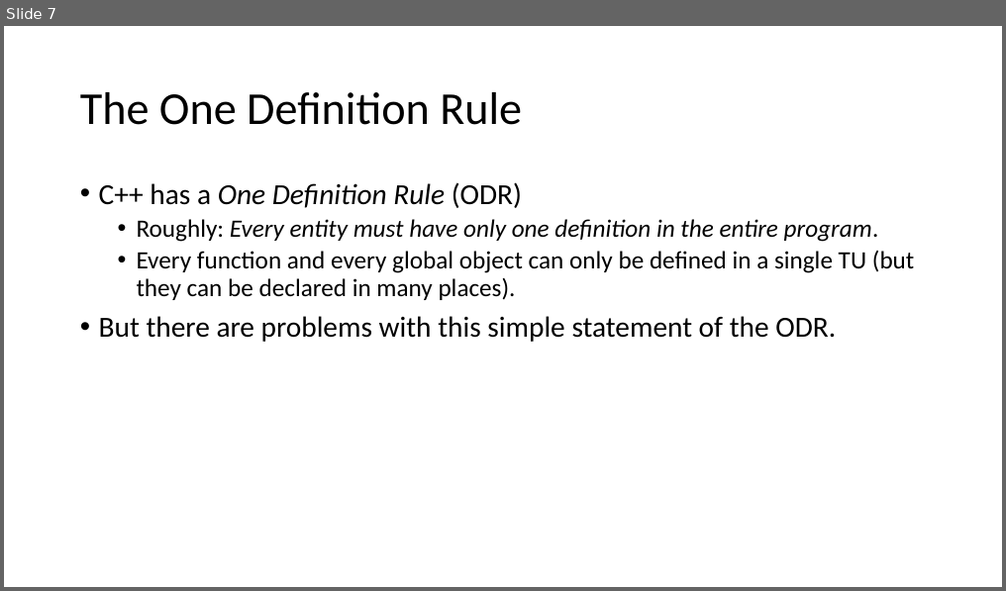
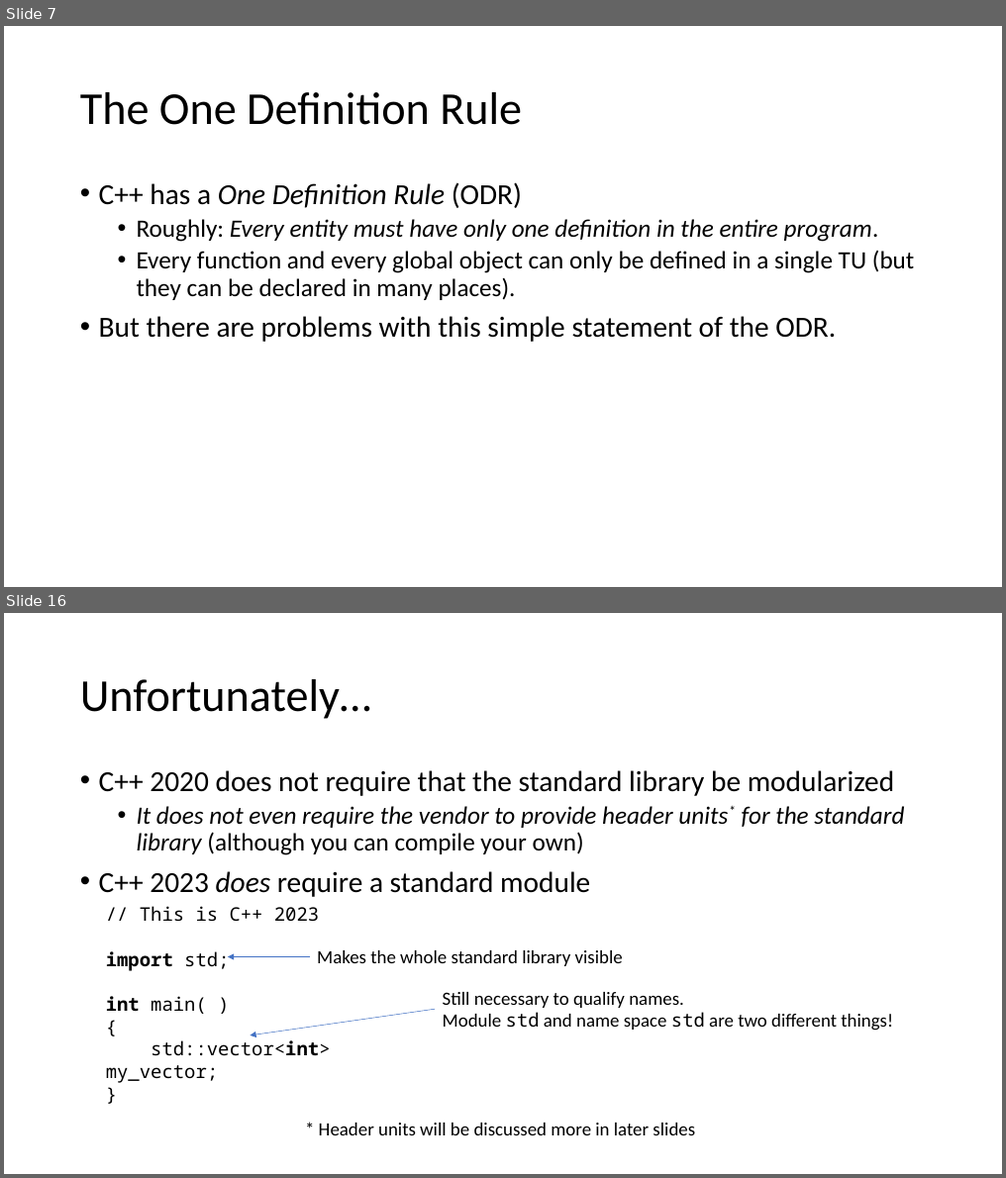
Before and after one commit to pchapin/cpp, a slide deck: Presentations/Modules.pptx. Shown one above the other, each under a label of ours: slide 7 before the commit, slides 7 and 16 after it; the slides between them are not shown. The pictures are 1006x591 and 1006x1178 pixels, drawn with LibreOffice and Linux fonts; fonts in the diff are those of the drawing. Boxes give left, top, right and bottom in pixels: in the first picture for what was removed or moved away, otherwise in the second. Text is boxed around its words. In the diff, an @@ line names an element or a change of style, - is before the commit and + after.

Commit message:
Added some slides to the Modules presentation.

```diff
--- a/Presentations/Modules.pptx
+++ b/Presentations/Modules.pptx
@@ slide 16 added at [4, 613, 1002, 1174], background #FFFFFF @@
@@ title added at [80, 679, 371, 719], 44 pt, text #000000 @@
+Unfortunately…
@@ text added at [99, 770, 904, 897], 24 pt, text #000000 @@
+• C++ 2020 does not require that the standard library be modularized
+  • It does not even require the vendor to provide header units* for the standard library (although you can compile your own)
+• C++ 2023 does require a standard module
@@ text added at [106, 906, 330, 1083], 18 pt, text #000000 @@
+// This is C++ 2023
+import std;
+int main( )
+{
+std::vector<int> my_vector;
+}
@@ arrow added from (310, 958) to (228, 958), #4472C4 0.5 pt @@
@@ text added at [317, 951, 623, 966], 18 pt, text #000000 @@
+Makes the whole standard library visible
@@ text added at [443, 992, 893, 1031], 18 pt, text #000000 @@
+Still necessary to qualify names.
+Module std and name space std are two different things!
@@ arrow added from (436, 1009) to (251, 1036), #4472C4 0.5 pt @@
@@ text added at [319, 1123, 695, 1136], 18 pt, text #000000 @@
+* Header units will be discussed more in later slides
```
Also in this commit, not shown: 8 slides changed, 7 other slides added.
